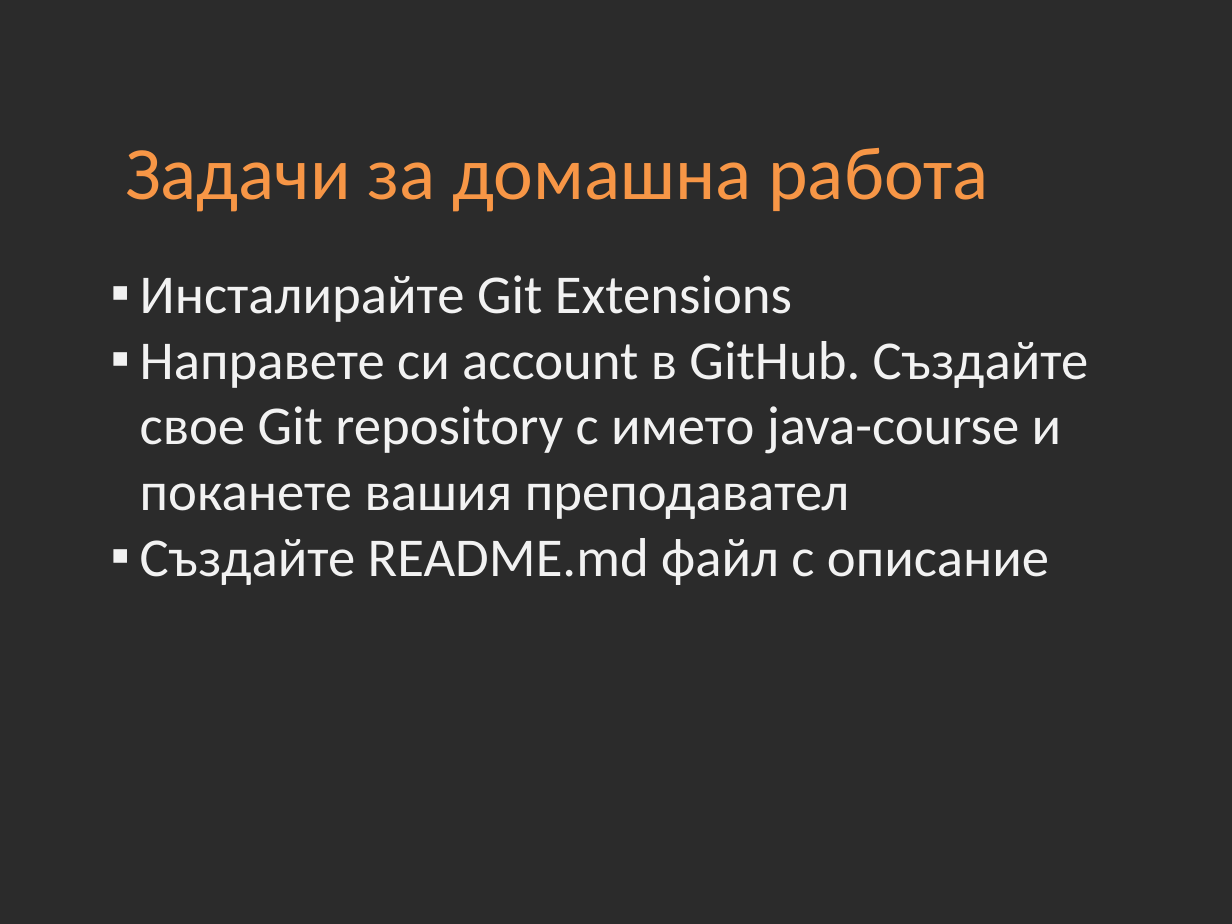
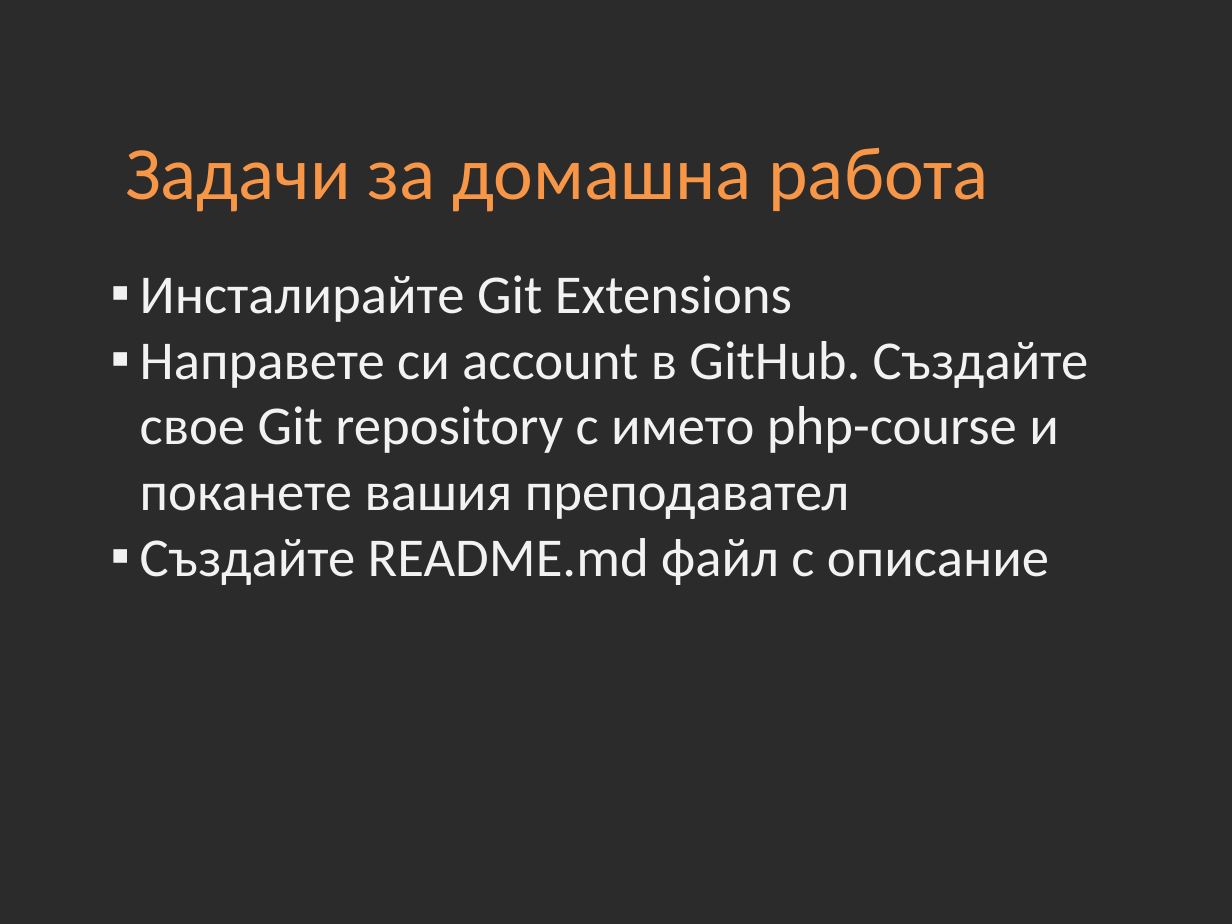
Before and after one commit to Academy-Soft-Intellect/PHP-MySQL-Course, a slide deck: slide 9 of slides/01-Version-Control-Systems.pptx. Drawn at 1232x924 pixels with LibreOffice and Linux fonts; fonts in the diff are those of the drawing; background and template pictures are left out; a plain dark background stands for a picture behind light text. Boxes give left, top, right and bottom in pixels: in the first picture for what was removed or moved away, otherwise in the second. Text is boxed around its words. In the diff, an @@ line names an element or a change of style, - is before the commit and + after.

Commit message:
Course typo

```diff
--- a/slides/01-Version-Control-Systems.pptx
+++ b/slides/01-Version-Control-Systems.pptx
@@ text at bbox=[140, 341, 1089, 519]: text changed @@
-▪ Направете си account в GitHub. Създайте свое Git repository с името java-course и поканете вашия преподавател
+▪ Направете си account в GitHub. Създайте свое Git repository с името php-course и поканете вашия преподавател
```
